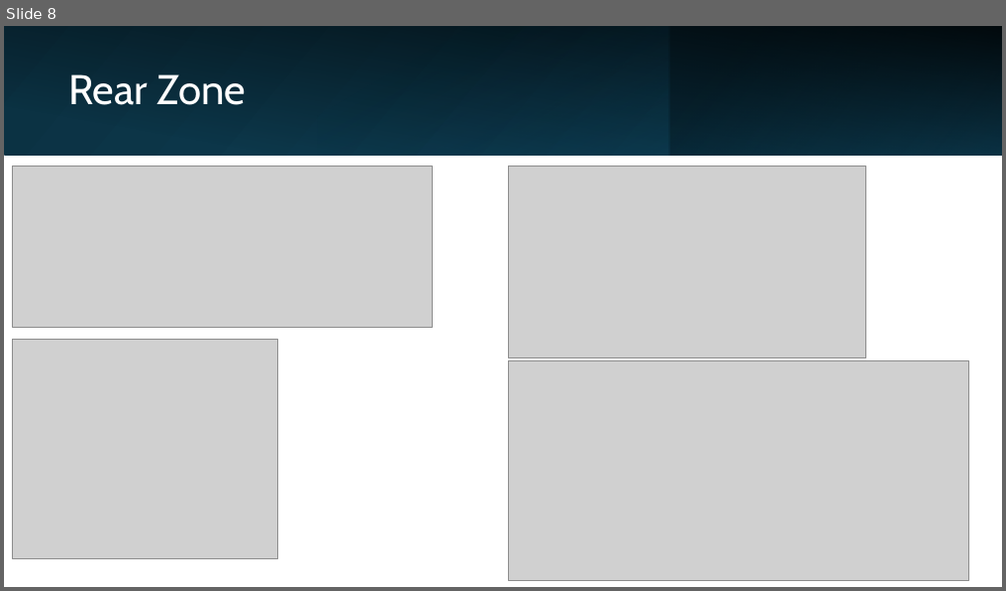
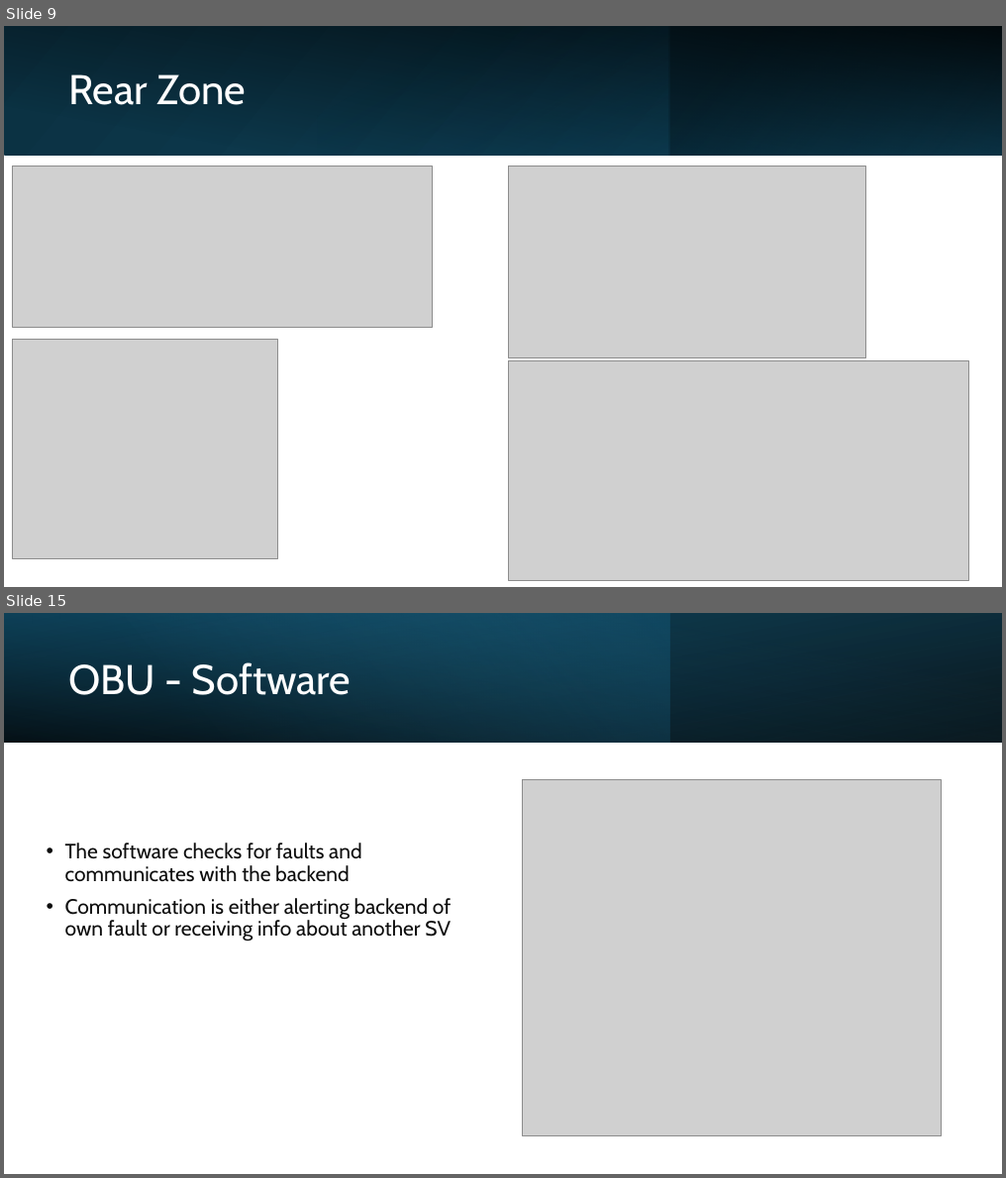
Before and after one commit to LF-RoGu/Model-Base-Systems, a slide deck: Presentation/C-ITS.pptx. Shown one above the other, each under a label of ours: slide 8 before the commit, slides 9 and 15 after it; the slides between them are not shown. The pictures are 1006x591 and 1006x1178 pixels, drawn with LibreOffice and Linux fonts; fonts in the diff are those of the drawing; grey boxes stand for pictures. Boxes give left, top, right and bottom in pixels: in the first picture for what was removed or moved away, otherwise in the second. Text is boxed around its words. In the diff, an @@ line names an element or a change of style, - is before the commit and + after.

```diff
--- a/Presentation/C-ITS.pptx
+++ b/Presentation/C-ITS.pptx
@@ slide 15 added at (x1=4, y1=613, x2=1002, y2=1174), background #FFFFFF @@
@@ rectangle added at (x1=4, y1=613, x2=1002, y2=742), fill gradient #000000 to #104862 @@
@@ rectangle added at (x1=4, y1=613, x2=669, y2=742), fill gradient #156082 to #46B1E1 @@
@@ rectangle added at (x1=4, y1=613, x2=1002, y2=742), fill gradient #000000 to #156082 @@
@@ title added at (x1=68, y1=663, x2=350, y2=695), 40 pt, text #FFFFFF @@
+OBU - Software
@@ picture added at (x1=522, y1=780, x2=941, y2=1137) @@
@@ text added at (x1=65, y1=843, x2=450, y2=942), 20 pt, text #0D0D0D @@
+• The software checks for faults and communicates with the backend
+• Communication is either alerting backend of own fault or receiving info about another SV
@@ what was slide 8 is now slide 9 @@
```
Also in this commit, not shown: 6 slides changed, 9 other slides added, 4 slides removed.
